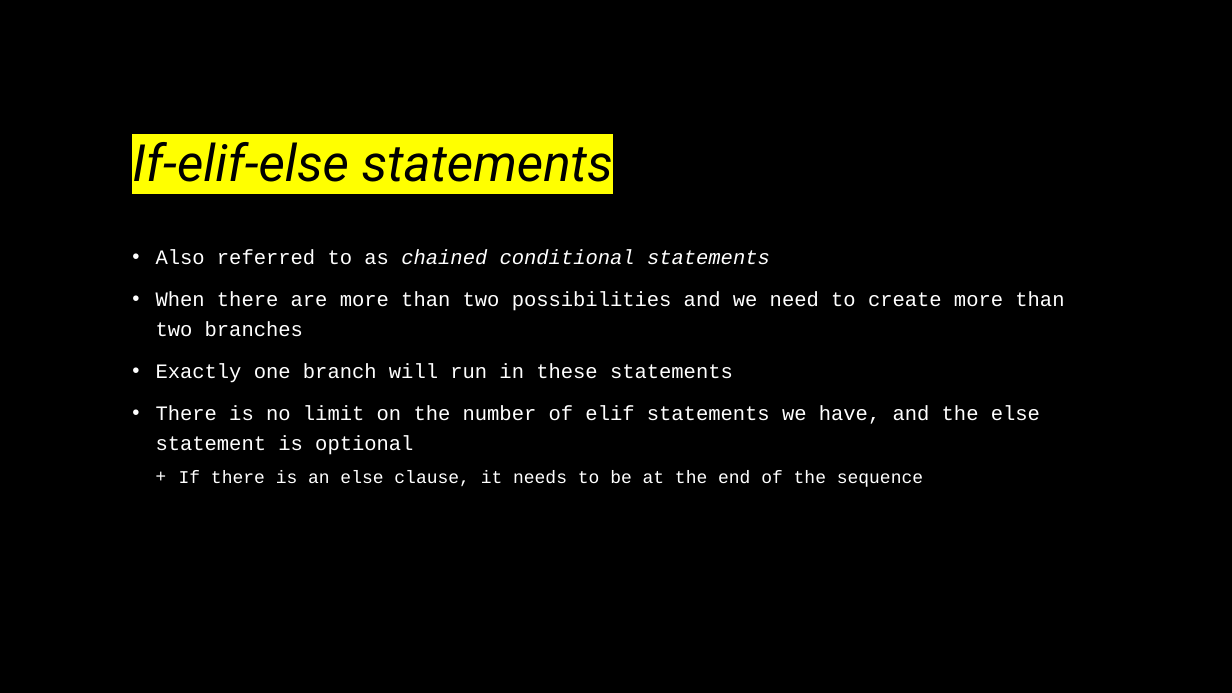
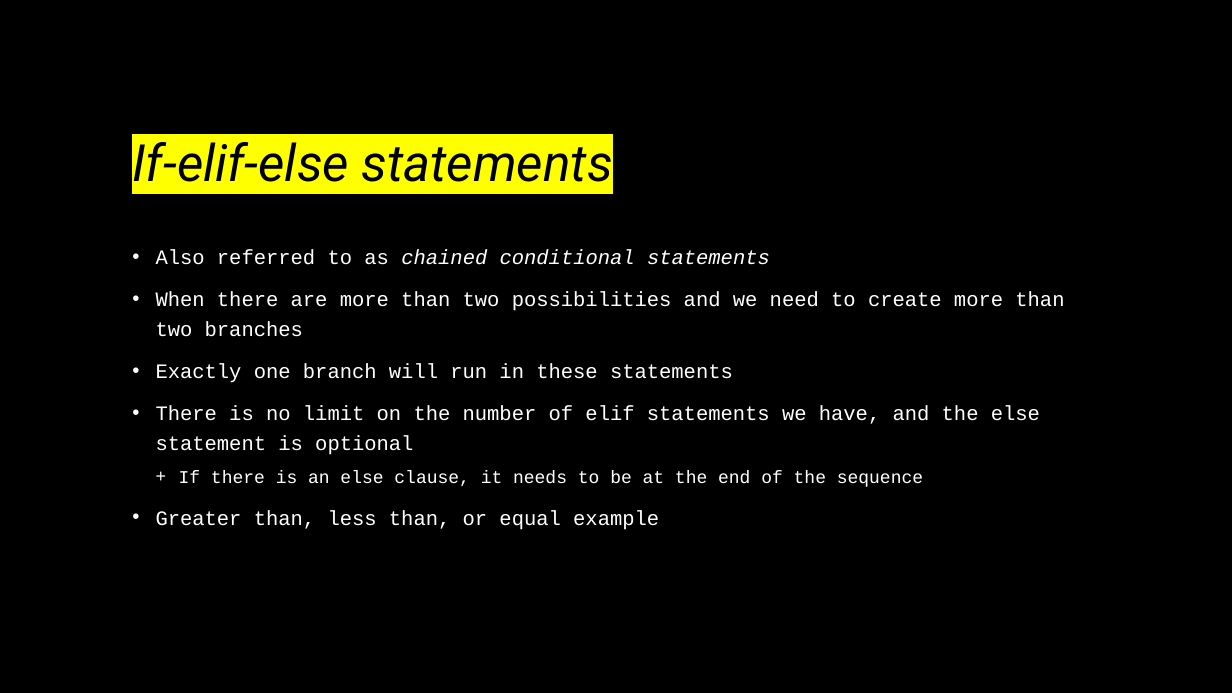
Before and after one commit to wpgoble/COMP130Resources, a slide deck: slide 5 of slides/ConditionalsExplained.pptx. Drawn at 1232x693 pixels with LibreOffice and Linux fonts; fonts in the diff are those of the drawing. Boxes give left, top, right and bottom in pixels: in the first picture for what was removed or moved away, otherwise in the second. Text is boxed around its words. In the diff, an @@ line names an element or a change of style, - is before the commit and + after.

```diff
--- a/slides/ConditionalsExplained.pptx
+++ b/slides/ConditionalsExplained.pptx
@@ text at box(156, 510, 659, 530): paragraph added @@
+• Greater than, less than, or equal example
```
Also in this commit, not shown: 6 slides added.
